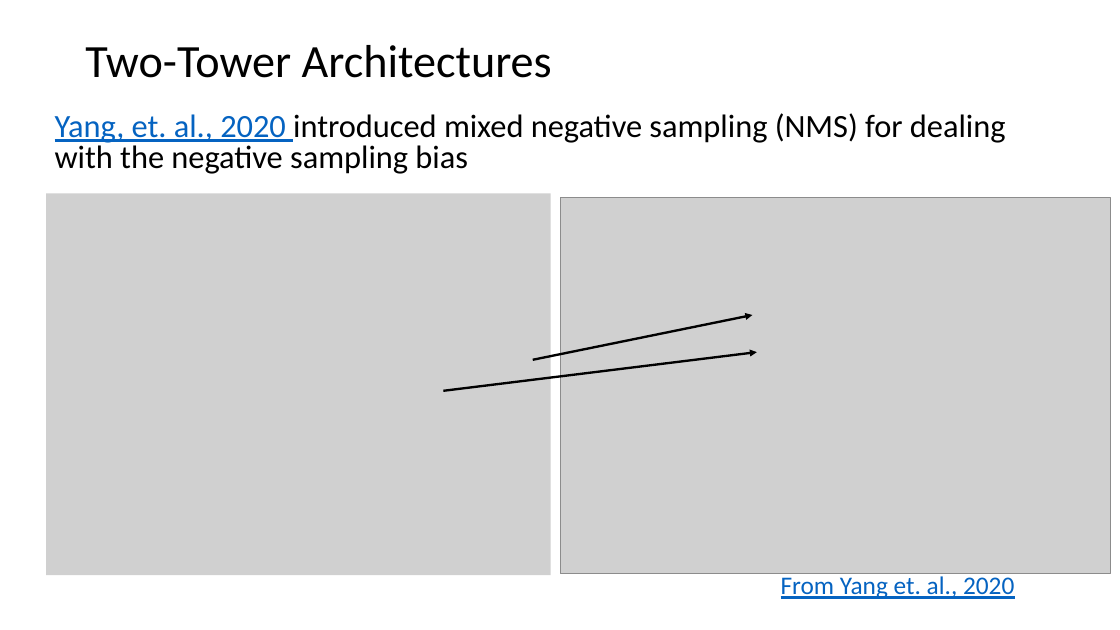
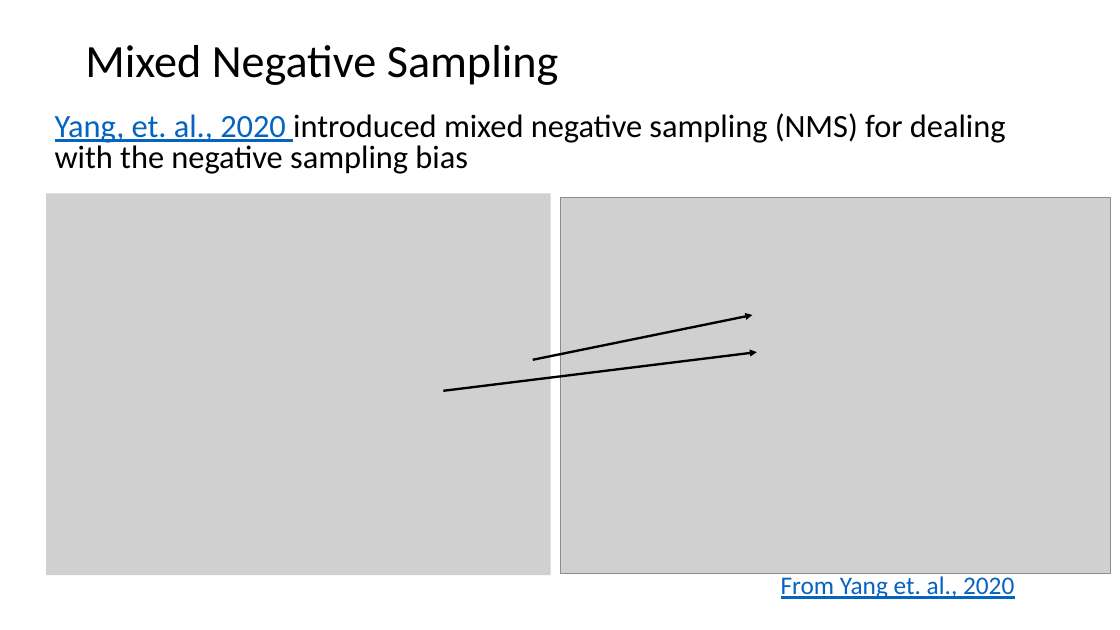
Before and after one commit to harelgabainew/school1, a slide deck: slide 86 of slides/8_RecommenderSystems.pptx. Drawn at 1120x630 pixels with LibreOffice and Linux fonts; fonts in the diff are those of the drawing; grey boxes stand for pictures. Boxes give left, top, right and bottom in pixels: in the first picture for what was removed or moved away, otherwise in the second. Text is boxed around its words. In the diff, an @@ line names an element or a change of style, - is before the commit and + after.

```diff
--- a/slides/8_RecommenderSystems.pptx
+++ b/slides/8_RecommenderSystems.pptx
@@ title at [85, 45, 559, 85]: text changed @@
-Two-Tower Architectures
+Mixed Negative Sampling
```
Also in this commit, not shown: 3 other slides changed.
